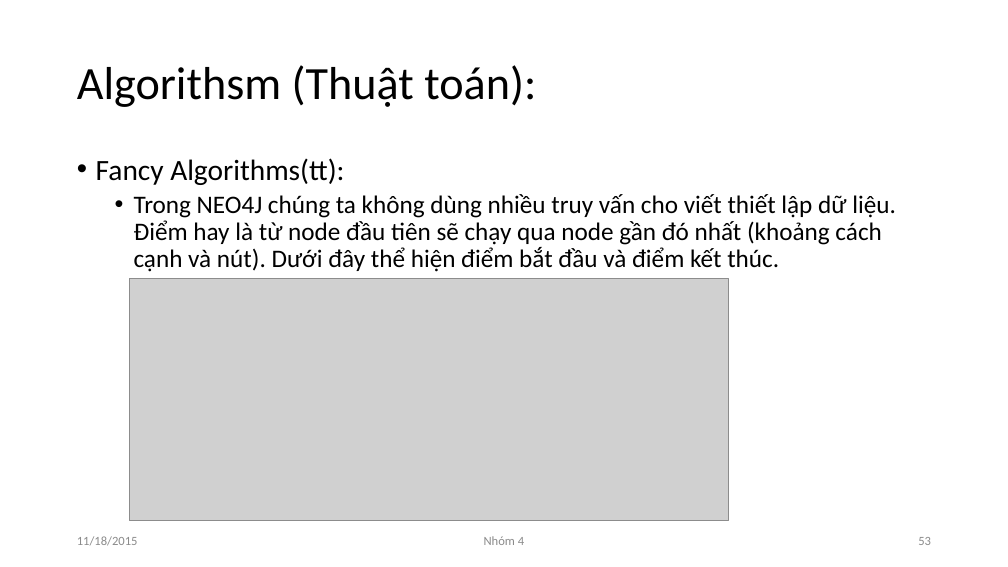
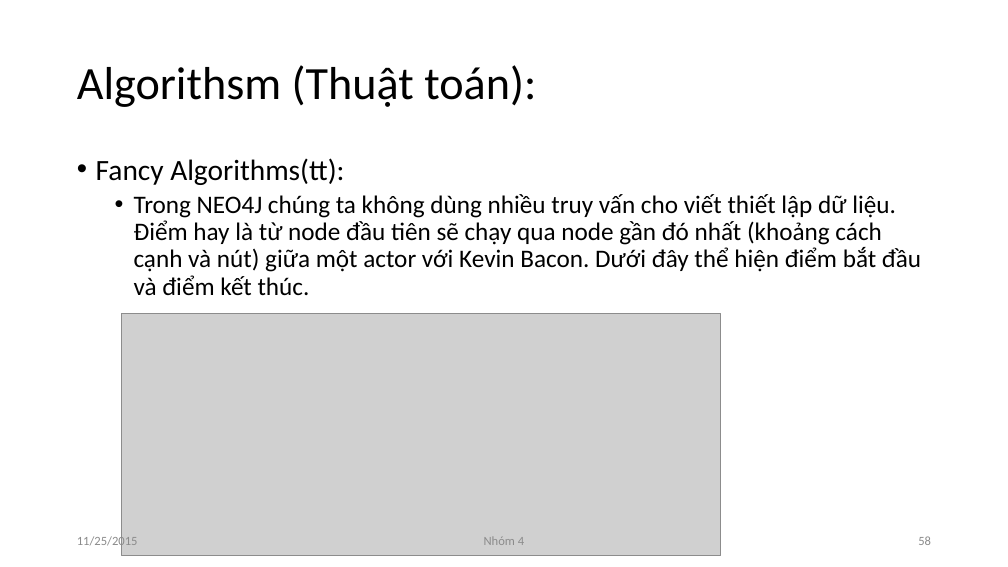
Before and after one commit to NguyenDucHoangLong/Group_4_HTTTHD, a slide deck: slide 58 of Document/Seminar/Slide/N04_SlideThuyetTrinh.pptx (slide 53 before the commit). Drawn at 1008x567 pixels with LibreOffice and Linux fonts; fonts in the diff are those of the drawing; grey boxes stand for pictures. Boxes give left, top, right and bottom in pixels: in the first picture for what was removed or moved away, otherwise in the second. Text is boxed around its words. In the diff, an @@ line names an element or a change of style, - is before the commit and + after.

```diff
--- a/Document/Seminar/Slide/N04_SlideThuyetTrinh.pptx
+++ b/Document/Seminar/Slide/N04_SlideThuyetTrinh.pptx
@@ text at (x1=134, y1=194, x2=921, y2=296): text changed @@
-  • Trong NEO4J chúng ta không dùng nhiều truy vấn cho viết thiết lập dữ liệu. Điểm hay là từ node đầu tiên sẽ chạy qua node gần đó nhất (khoảng cách cạnh và nút). Dưới đây thể hiện điểm bắt đầu và điểm kết thúc.
+  • Trong NEO4J chúng ta không dùng nhiều truy vấn cho viết thiết lập dữ liệu. Điểm hay là từ node đầu tiên sẽ chạy qua node gần đó nhất (khoảng cách cạnh và nút) giữa một actor với Kevin Bacon. Dưới đây thể hiện điểm bắt đầu và điểm kết thúc.
@@ picture moved from (x1=129, y1=278, x2=729, y2=521) to (x1=122, y1=314, x2=721, y2=557) @@
@@ text at (x1=77, y1=535, x2=138, y2=549): text changed @@
-11/18/2015
+11/25/2015
@@ page number at (x1=918, y1=536, x2=931, y2=545): text changed @@
-53
+58
```
Also in this commit, not shown: 72 other slides changed, 6 slides added, 7 slides removed, 1 other file.
